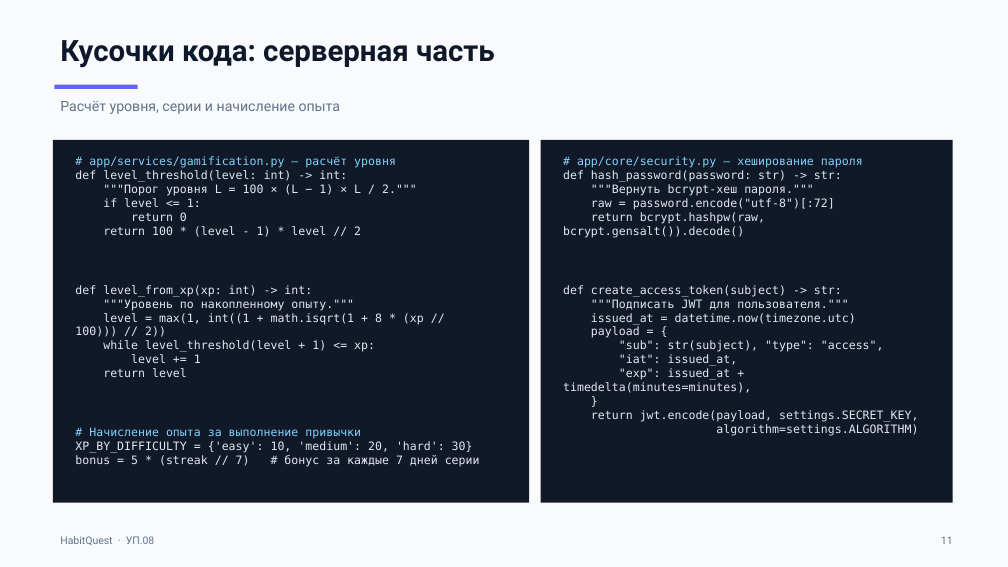
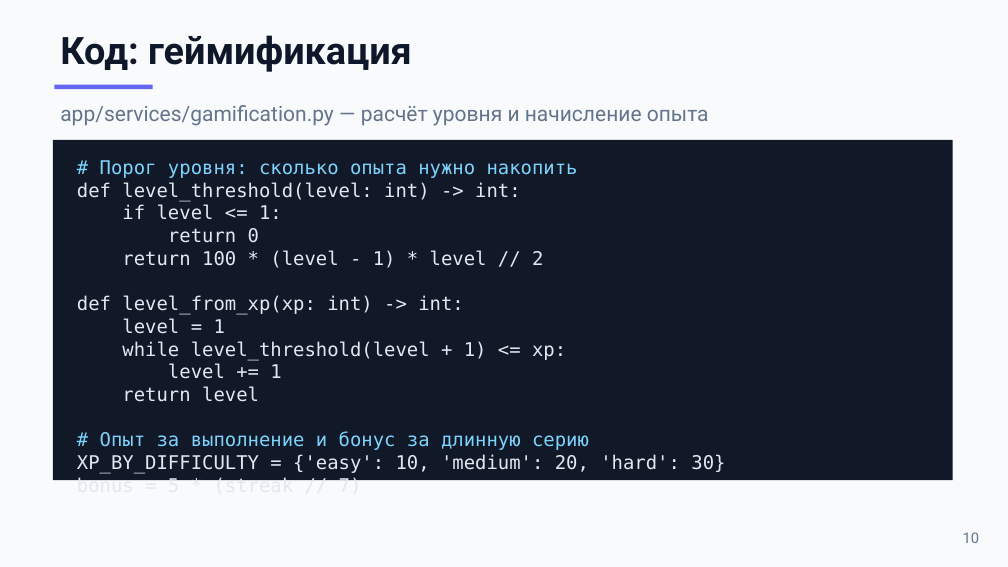
Before and after one commit to sacura1337/habitquest, a slide deck: slide 10 of docs/Презентация_HabitQuest.pptx (slide 11 before the commit). Drawn at 1008x567 pixels with LibreOffice and Linux fonts; fonts in the diff are those of the drawing. Boxes give left, top, right and bottom in pixels: in the first picture for what was removed or moved away, otherwise in the second. Text is boxed around its words. In the diff, an @@ line names an element or a change of style, - is before the commit and + after.

```diff
--- a/docs/Презентация_HabitQuest.pptx
+++ b/docs/Презентация_HabitQuest.pptx
@@ text removed at [60, 40, 495, 68] @@
-Кусочки кода: серверная часть
@@ text added at [60, 35, 412, 72], 36 pt, text #0F172A, bold @@
+Код: геймификация
@@ rectangle: place and size @@
-rectangle at [54, 85, 138, 89]
+rectangle at [54, 85, 153, 89]
@@ text at [60, 105, 709, 126]: text changed; size 13.5 to 20 pt @@
-Расчёт уровня, серии и начисление опыта
+app/services/gamification.py — расчёт уровня и начисление опыта
@@ rectangle: place and size @@
-rectangle at [53, 140, 529, 503]
+rectangle at [53, 140, 953, 480]
@@ rectangle removed at [541, 140, 953, 503] @@
@@ text at [100, 160, 578, 178]: text changed; size 11 to 18 pt @@
-# app/services/gamification.py — расчёт уровня
+# Порог уровня: сколько опыта нужно накопить
@@ text removed at [563, 156, 918, 435] @@
-# app/core/security.py — хеширование пароля
-def hash_password(password: str) -> str:
-"""Вернуть bcrypt-хеш пароля."""
-raw = password.encode("utf-8")[:72]
-return bcrypt.hashpw(raw, bcrypt.gensalt()).decode()
-def create_access_token(subject) -> str:
-"""Подписать JWT для пользователя."""
-issued_at = datetime.now(timezone.utc)
-payload = {
-"sub": str(subject), "type": "access",
-"iat": issued_at,
-"exp": issued_at + timedelta(minutes=minutes),
-}
-return jwt.encode(payload, settings.SECRET_KEY,
-algorithm=settings.ALGORITHM)
@@ text at [77, 182, 725, 474]: size 11 to 18 pt in "def level_threshold(level: int) -> int:", "if level <= 1:", "return 0", "return 100 * (level - 1) * ..." and 5 more places @@
@@ text at [103, 184, 417, 196]: paragraph removed @@
-"""Порог уровня L = 100 × (L − 1) × L / 2."""
@@ text at [122, 318, 225, 334]: text changed; size 11 to 18 pt @@
-"""Уровень по накопленному опыту."""
-level = max(1, int((1 + math.isqrt(1 + 8 * (xp // 100))) // 2))
+level = 1
@@ text at [100, 431, 589, 450]: text changed; size 11 to 18 pt @@
-# Начисление опыта за выполнение привычки
+# Опыт за выполнение и бонус за длинную серию
@@ text at [75, 455, 480, 467]: text changed; size 11 to 18 pt @@
-bonus = 5 * (streak // 7) # бонус за каждые 7 дней серии
+bonus = 5 * (streak // 7)
@@ text removed at [60, 536, 155, 545] @@
-HabitQuest · УП.08
@@ text removed at [941, 537, 953, 544] @@
-11
@@ text added at [963, 532, 980, 543], 14 pt, text #64748B @@
+10
```
Also in this commit, not shown: 1 other slide changed, 17 slides added, 16 slides removed.
